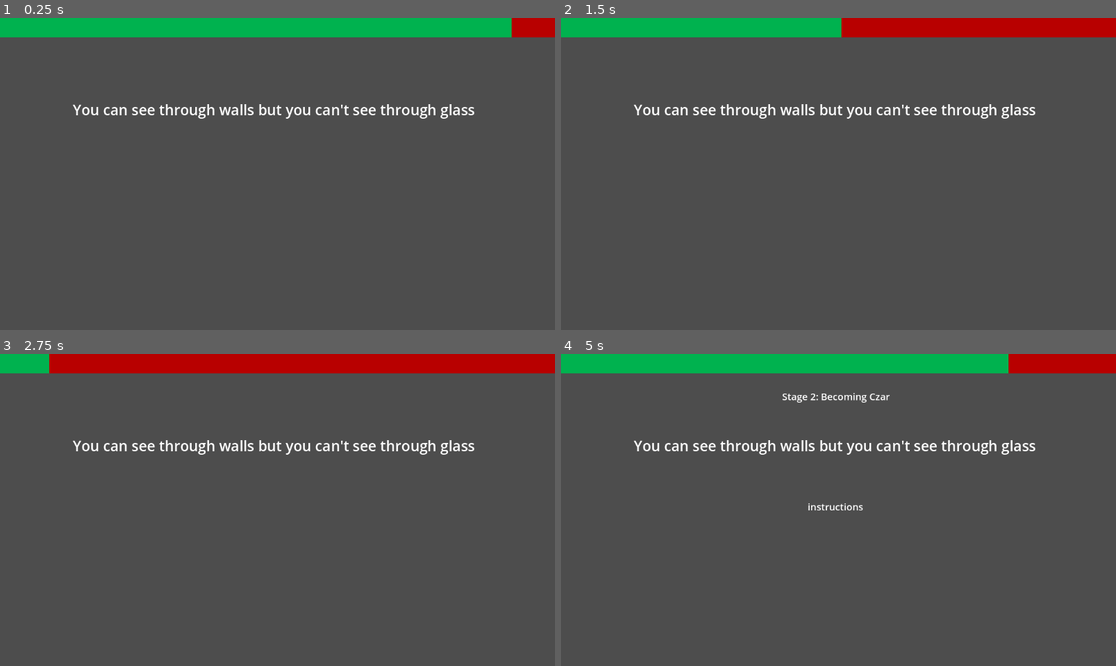
Above: before the commit, frames 1-4 (two rows, left to right).
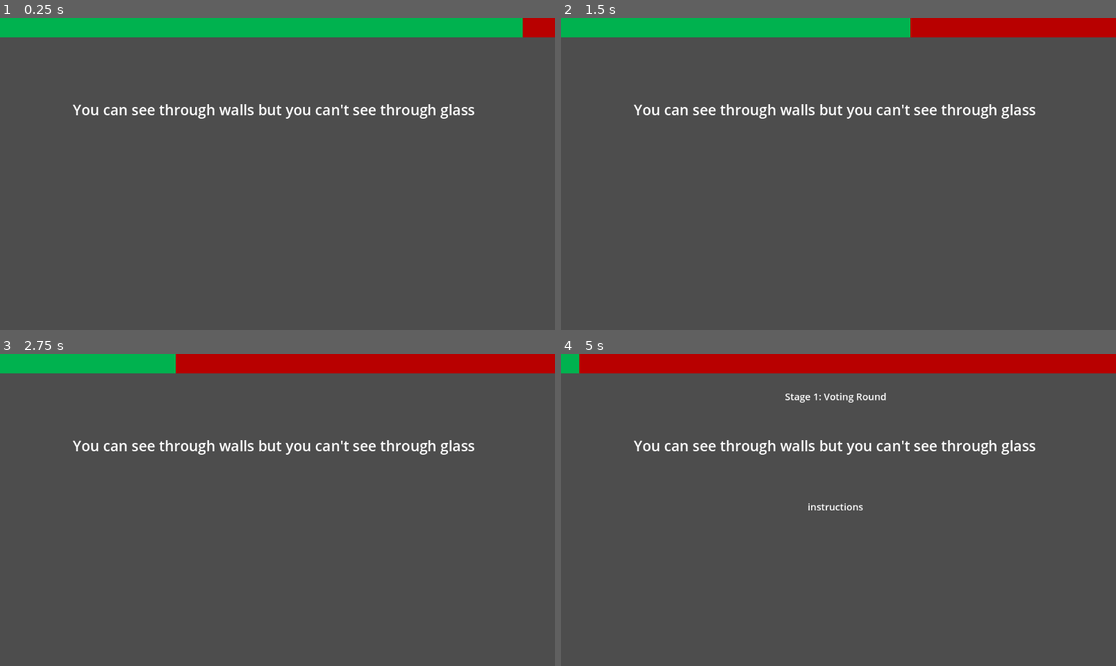
Above: after the commit, the same moments.

Repository: Beepered/WouldYouPressTheButton-Special
Game: Godot game, scene res://scenes/PlayScene.tscn
Two runs of this game, one before a commit and one after it. Both use one fixed random seed, a clock stepped at 60 frames per second and the inputs below. This scene is started directly instead of the project's main scene.
Inputs (mouse positions are in pixels of both pictures, inside the frame that each line leads up to):
- Up to frame 1 (0.25 s): no input
- Up to frame 2 (1.5 s): move the mouse to (960, 158) at 0.52 s; click (960, 158) at 0.67 s; move the mouse to (727, 189) at 1.27 s; click (727, 189) at 1.42 s
- Up to frame 3 (2.75 s): move the mouse to (333, 441) at 2.02 s; click (333, 441) at 2.17 s
- Up to frame 4 (5 s): move the mouse to (810, 572) at 2.77 s; click (810, 572) at 2.92 s; move the mouse to (1005, 556) at 3.52 s; click (1005, 556) at 3.67 s; move the mouse to (672, 463) at 4.27 s; click (672, 463) at 4.42 s

The runs differ from the first frame. In frame 1, 0.1% of the frame differs, in the area x 92-95%, y 0-7%; in frame 2, 0.8%; in frame 3, 1.4%; in frame 4, 5.1%, in the area x 3-81%, y 0-16%.
Error before the commit: Modulo by zero error in operator '%'. (res://scripts/play/discussion.gd:265)

Commit message:
no vote button

Diff:
--- a/wouldyoupressthebutton-special/scenes/PlayScene.tscn
+++ b/wouldyoupressthebutton-special/scenes/PlayScene.tscn
@@ -10,8 +10,23 @@
 [sub_resource type="StyleBoxFlat" id="StyleBoxFlat_3lfi2"]
 bg_color = Color(1.92523e-06, 0.698328, 0.307629, 1)
 
+[sub_resource type="StyleBoxFlat" id="StyleBoxFlat_qnjcf"]
+bg_color = Color(0.526883, 0.0803747, 0, 1)
+
+[sub_resource type="StyleBoxFlat" id="StyleBoxFlat_yswfn"]
+bg_color = Color(0.314246, 0.0320529, 0, 1)
+
 [sub_resource type="StyleBoxFlat" id="StyleBoxFlat_lwrul"]
-bg_color = Color(1, 0.752197, 0.720927, 1)
+bg_color = Color(0.787097, 0.139918, 0, 1)
+
+[sub_resource type="StyleBoxFlat" id="StyleBoxFlat_pa4wk"]
+bg_color = Color(0.465349, 0.708587, 0.6357, 1)
+
+[sub_resource type="StyleBoxFlat" id="StyleBoxFlat_uymyy"]
+bg_color = Color(0.283514, 0.481123, 0.423717, 1)
+
+[sub_resource type="StyleBoxFlat" id="StyleBoxFlat_syvud"]
+bg_color = Color(0.644292, 0.853536, 0.788677, 1)
 
 [node name="PlayScene" type="Node2D"]
 
@@ -26,15 +41,27 @@
 show_percentage = false
 
 [node name="Button" type="Button" parent="."]
-offset_left = 505.0
-offset_top = 412.0
-offset_right = 641.0
-offset_bottom = 529.0
-theme_override_colors/font_hover_color = Color(1, 1, 1, 1)
-theme_override_colors/font_color = Color(1, 1, 1, 1)
+offset_left = 504.0
+offset_top = 396.0
+offset_right = 640.0
+offset_bottom = 513.0
 theme_override_font_sizes/font_size = 30
+theme_override_styles/hover = SubResource("StyleBoxFlat_qnjcf")
+theme_override_styles/pressed = SubResource("StyleBoxFlat_yswfn")
 theme_override_styles/normal = SubResource("StyleBoxFlat_lwrul")
 text = "PRESS"
+
+[node name="NoButton" type="Button" parent="."]
+offset_left = 459.0
+offset_top = 534.0
+offset_right = 679.0
+offset_bottom = 594.0
+theme_override_colors/font_color = Color(0.347817, 0.347817, 0.347817, 1)
+theme_override_font_sizes/font_size = 25
+theme_override_styles/hover = SubResource("StyleBoxFlat_pa4wk")
+theme_override_styles/pressed = SubResource("StyleBoxFlat_uymyy")
+theme_override_styles/normal = SubResource("StyleBoxFlat_syvud")
+text = "No"
 
 [node name="Discussion" type="CanvasLayer" parent="." node_paths=PackedStringArray("voteButton")]
 script = ExtResource("1_o8j0k")
--- a/wouldyoupressthebutton-special/scripts/play/discussion.gd
+++ b/wouldyoupressthebutton-special/scripts/play/discussion.gd
@@ -10,6 +10,7 @@
 
 @export var voteButton: Button
 @export var initialWeight = 10 # Default weight for each player
+@onready var noButton = $"../NoButton"
 
 @export var rankTiddle: PackedScene
 
@@ -46,6 +47,9 @@
 	voteButton.visible = false
 	voteButton.connect("pressed", Callable(self, "on_vote_button_pressed"))
 
+	noButton.visible = false
+	noButton.connect("pressed", Callable(self, "on_no_button_pressed"))
+
 	#rankings()
 	stage()
 
@@ -65,7 +69,7 @@
 			instructions.visible = false
 			chosenPrompt = prompts[currentRound - 1]
 			prompt.text = chosenPrompt
-			time = 3
+			time = 4
 		2: # Each player votes on the prompt
 			title.visible = true
 			title.text = "Stage 1: Voting Round"
@@ -109,6 +113,7 @@
 
 	# Show the voting button
 	voteButton.visible = true
+	noButton.visible = true
 	instructions.visible = true
 	prompt.text = chosenPrompt
 
@@ -118,7 +123,6 @@
 		currentPlayer = player # Set the current player
 		print("Player Turn:", player) # Debugging output
 		instructions.text = "%s, press or don't" % player
-		voteButton.modulate = Color(1, 0, 0)
 
 		# Set timer wait time and start
 		timer.wait_time = Global.voteTime
@@ -130,6 +134,7 @@
 
 	# Hide the voting button and stop the timer
 	voteButton.visible = false
+	noButton.visible = false
 	timer.stop()
 	print("Voting phase complete. Total votes:", voteCount)
 
@@ -151,7 +156,6 @@
 		finalVotes[currentPlayer] = 1
 	else:
 		initialVotes[currentPlayer] = 1
-	voteButton.modulate = Color(0, 1, 0)
 	print("Player %s voted. Total votes: %d" % [currentPlayer, voteCount])
 
 	# After voting, reset currentPlayer to null
@@ -160,6 +164,14 @@
 	timer.stop()
 	timer.emit_signal("timeout")
 
+func on_no_button_pressed() -> void:
+	print("pressed")
+	if(stageNum == 2 || stageNum == 5):
+		currentPlayer = ""
+		timer.stop()
+		timer.emit_signal("timeout")
+	else:
+		print("why is this on?")
 
 func assign_roles() -> void:
 	# Weighted random selection for persuader
@@ -177,7 +189,7 @@
 	player_weights[opposer] -= 2
 
 	# Update prompt
-	prompt.text = "Prepare Yourselves: %s must convince to press\n%s must convince NOT to press!" % [persuader, opposer]
+	prompt.text = "Prepare Yourselves:\n%s must convince to press\n%s must convince NOT to press!" % [persuader, opposer]
 	instructions.visible = false
 
 func calculate_scores() -> void:
Not shown: 1 places in wouldyoupressthebutton-special/scenes/PlayScene.tscn that only renumber resources
